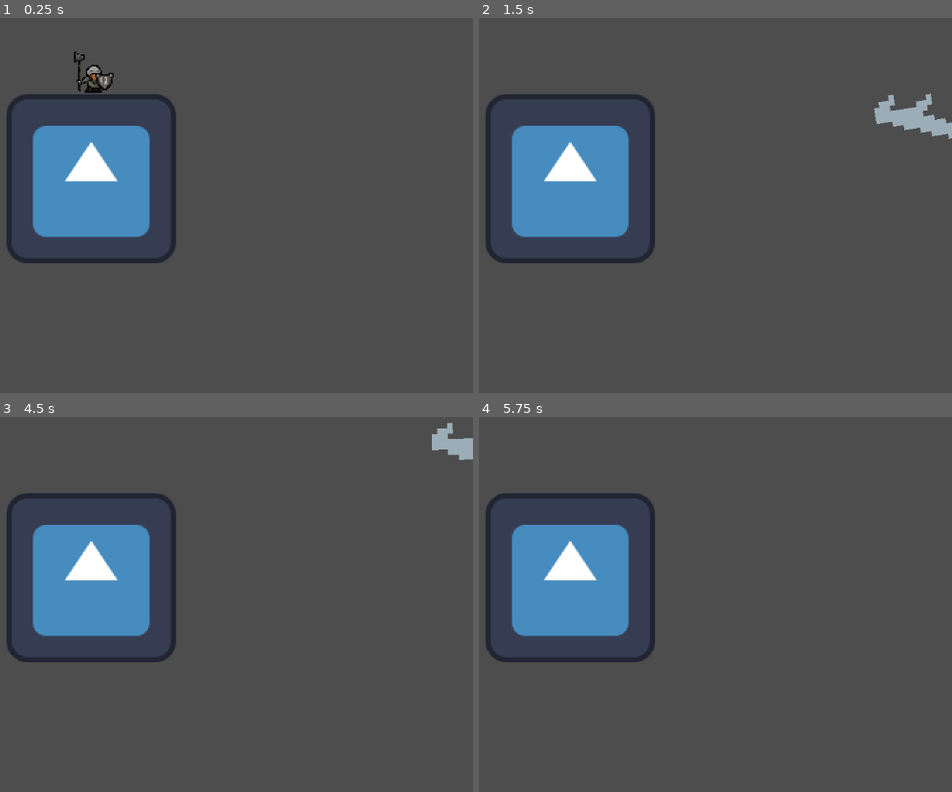
Above: before the commit, frames 1-4 (two rows, left to right).
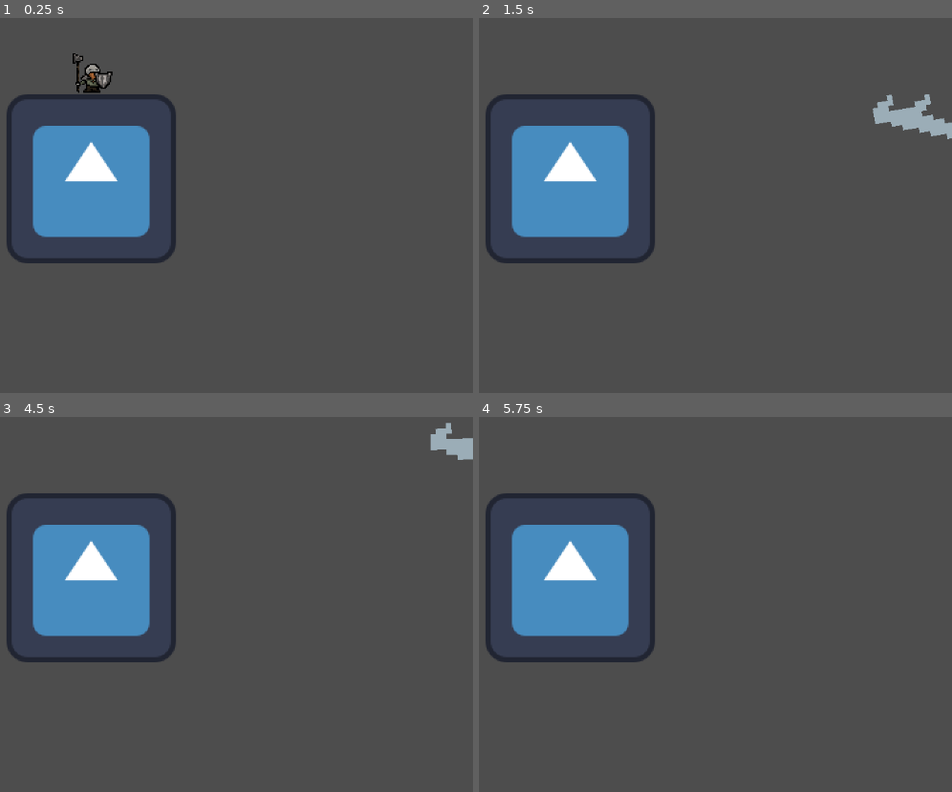
Above: after the commit, the same moments.

Repository: KxUgh/The-Absolution
Game: Godot game, scene res://main.tscn
The game is run twice, just before and just after one commit, with the same random seed, the same clock (stepped at 60 frames per second) and the same inputs. The engine's default icon, where the game draws it, is replaced by a stand-in: a white triangle on a blue panel in a dark square.
Inputs (mouse positions are in pixels of both pictures, inside the frame that each line leads up to):
- Up to frame 1 (0.25 s): no input
- Up to frame 2 (1.5 s): move the mouse to (739, 156) at 0.52 s; hold D (right) 0.53-1.28 s; click (739, 156) at 0.6 s; move the mouse to (outside the picture) at 1.27 s; hold S (down) from 1.28 s (still down); click (outside the picture) at 1.35 s
- Up to frame 3 (4.5 s): move the mouse to (165, 484) at 2.02 s; release S (down) at 2.03 s; hold D (right) 2.03-2.78 s; click (165, 484) at 2.1 s; tap Enter at 2.75, 4.25 s; move the mouse to (52, 664) at 2.77 s; hold W (up) 2.78-3.53 s; click (52, 664) at 2.85 s; tap Space at 3.5 s; move the mouse to (321, 642) at 3.52 s; hold A (left) from 3.53 s (still down); click (321, 642) at 3.6 s; move the mouse to (outside the picture) at 4.27 s; click (outside the picture) at 4.35 s
- Up to frame 4 (5.75 s): move the mouse to (606, 578) at 5.02 s; release A (left) at 5.03 s; hold S (down) from 5.03 s (still down); click (606, 578) at 5.1 s

The runs differ from the first frame. In frame 1, 0.4% of the frame differs, in the area x 15-25%, y 8-21%; in frame 2, 0.1%; in frame 3, less than 0.1%; in frame 4, nothing differs.

Commit message:
Animations
Added walking animations (left and right)
Modified script so they work properly

Diff:
--- a/Main_character/player.gd
+++ b/Main_character/player.gd
@@ -6,6 +6,7 @@
 @export var attack_cooldown: float
 
 @onready var since_last_attack: float = 0
+@onready var animations = $AnimatedSprite
 
 func _physics_process(delta: float) -> void:
 	since_last_attack += delta
@@ -16,7 +17,6 @@
 	var y_direction: float = Input.get_axis("up", "down")
 
 	var direction: Vector2 = Vector2(x_direction,y_direction).normalized()
-
 	velocity = lerp(velocity,speed * direction, acceleration * delta)
 
 	move_and_slide()
@@ -24,3 +24,15 @@
 	if Input.is_action_just_pressed("attack"):
 		var mouse_position: Vector2 = get_global_mouse_position()
 		weapon.attack(position,mouse_position)
+
+	var directionAnim = "Idle"
+
+
+	if x_direction < 0:
+		directionAnim = "Left"
+	elif x_direction > 0:
+		directionAnim = "Right"
+	else:
+		directionAnim = "Idle"
+
+	animations.play(directionAnim)
--- a/Main_character/player.tscn
+++ b/Main_character/player.tscn
@@ -1,8 +1,10 @@
-[gd_scene load_steps=25 format=3 uid="uid://dv80f7odxptib"]
+[gd_scene load_steps=31 format=3 uid="uid://dv80f7odxptib"]
 
 [ext_resource type="Script" path="res://Main_character/player.gd" id="1_lyb3v"]
 [ext_resource type="Texture2D" uid="uid://bv2my8cgx3ahk" path="res://Main_character/dwarf_idle.png" id="3_56bcf"]
 [ext_resource type="PackedScene" uid="uid://dlxjd57unamns" path="res://Main_character/sword.tscn" id="3_jdqdq"]
+[ext_resource type="Texture2D" uid="uid://cn34sa00pio7j" path="res://Main_character/dwarf_walk_left.png" id="4_u0ghc"]
+[ext_resource type="Texture2D" uid="uid://dfhd4tuoj3to2" path="res://Main_character/dwarf_walk_right.png" id="5_ainvn"]
 
 [sub_resource type="RectangleShape2D" id="RectangleShape2D_2r00u"]
 size = Vector2(12, 20)
@@ -82,6 +84,22 @@
 [sub_resource type="AtlasTexture" id="AtlasTexture_185b8"]
 atlas = ExtResource("3_56bcf")
 region = Rect2(576, 0, 32, 32)
+
+[sub_resource type="AtlasTexture" id="AtlasTexture_y5y4w"]
+atlas = ExtResource("4_u0ghc")
+region = Rect2(0, 0, 32, 32)
+
+[sub_resource type="AtlasTexture" id="AtlasTexture_16fhj"]
+atlas = ExtResource("4_u0ghc")
+region = Rect2(32, 0, 32, 32)
+
+[sub_resource type="AtlasTexture" id="AtlasTexture_oa2i3"]
+atlas = ExtResource("5_ainvn")
+region = Rect2(0, 0, 32, 32)
+
+[sub_resource type="AtlasTexture" id="AtlasTexture_uh54m"]
+atlas = ExtResource("5_ainvn")
+region = Rect2(32, 0, 32, 32)
 
 [sub_resource type="SpriteFrames" id="SpriteFrames_g5bci"]
 animations = [{
@@ -144,11 +162,34 @@
 "texture": SubResource("AtlasTexture_185b8")
 }],
 "loop": true,
-"name": &"default",
+"name": &"Idle",
 "speed": 3.0
+}, {
+"frames": [{
+"duration": 1.0,
+"texture": SubResource("AtlasTexture_y5y4w")
+}, {
+"duration": 1.0,
+"texture": SubResource("AtlasTexture_16fhj")
+}],
+"loop": true,
+"name": &"Left",
+"speed": 4.0
+}, {
+"frames": [{
+"duration": 1.0,
+"texture": SubResource("AtlasTexture_oa2i3")
+}, {
+"duration": 1.0,
+"texture": SubResource("AtlasTexture_uh54m")
+}],
+"loop": true,
+"name": &"Right",
+"speed": 4.0
 }]
 
 [node name="Player" type="CharacterBody2D" node_paths=PackedStringArray("weapon")]
+position = Vector2(-1, 0)
 script = ExtResource("1_lyb3v")
 speed = 500.0
 acceleration = 5.0
@@ -161,8 +202,8 @@
 
 [node name="Sword" parent="." instance=ExtResource("3_jdqdq")]
 
-[node name="AnimatedSprite2D" type="AnimatedSprite2D" parent="."]
+[node name="AnimatedSprite" type="AnimatedSprite2D" parent="."]
 position = Vector2(2, -15)
 sprite_frames = SubResource("SpriteFrames_g5bci")
-autoplay = "default"
-frame_progress = 0.540025
+animation = &"Right"
+autoplay = "Idle"
--- a/Main_character/sword.tscn
+++ b/Main_character/sword.tscn
@@ -3,8 +3,7 @@
 [ext_resource type="Script" path="res://Main_character/sword.gd" id="1_agw7x"]
 [ext_resource type="PackedScene" uid="uid://dwsclgjodu1x2" path="res://Main_character/slash.tscn" id="2_ea361"]
 
-[node name="Sword" type="Node2D" node_paths=PackedStringArray("sprite")]
+[node name="Sword" type="Node2D"]
 script = ExtResource("1_agw7x")
-sprite = NodePath("")
 slash = ExtResource("2_ea361")
 weapon_cooldown = 1.0
Binary file added: Main_character/dwarf_walk_left.png
Not shown, added: Main_character/dwarf_walk_left.png.import
Binary file added: Main_character/dwarf_walk_right.png
Not shown, added: Main_character/dwarf_walk_right.png.import
